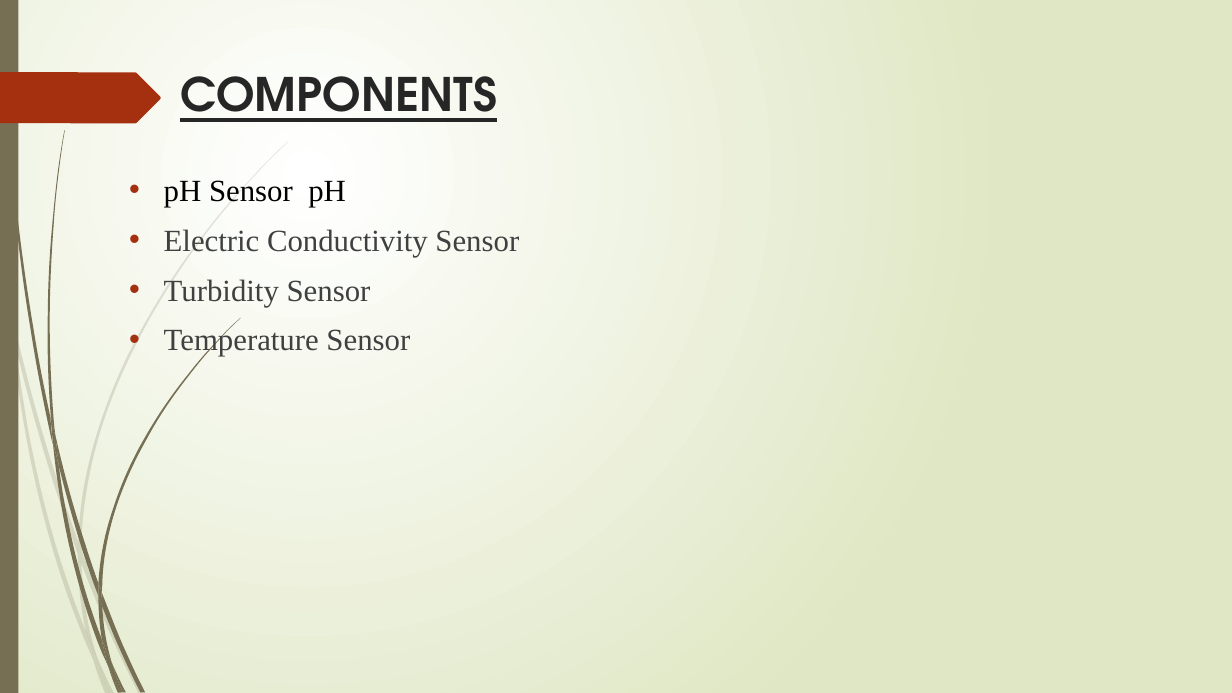
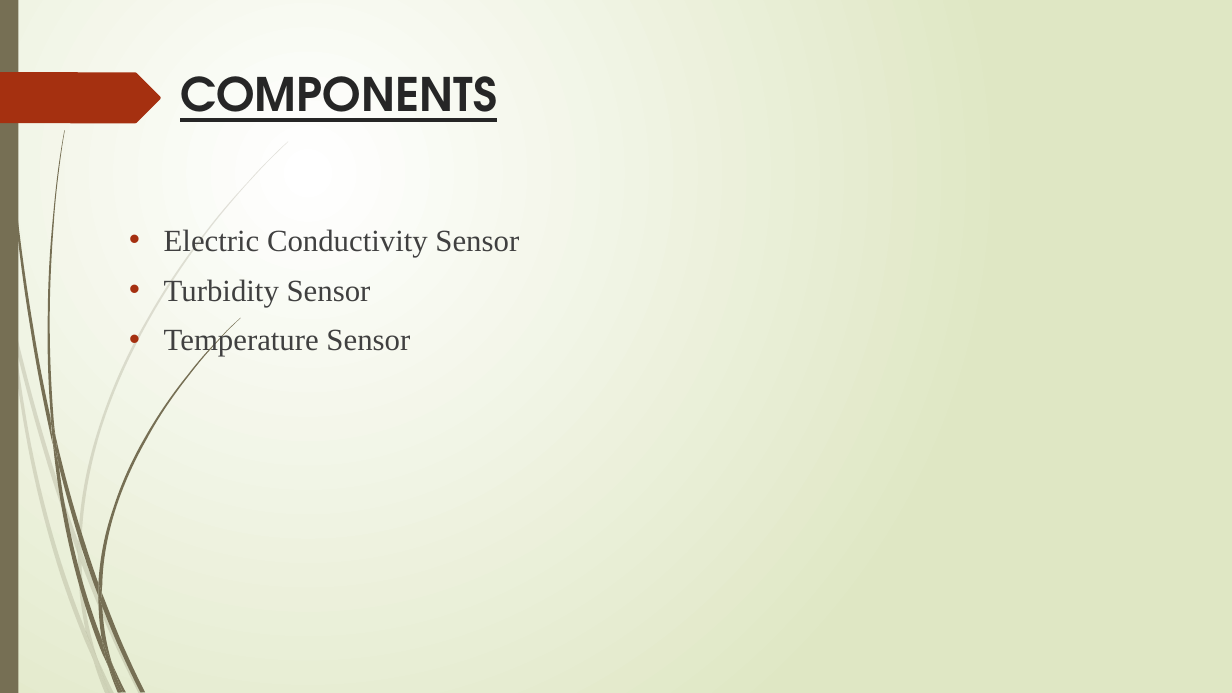
Before and after one commit to krishnajakrishna/main-project, a slide deck: slide 7 of Water Quality Monitoring System Using IOT.pptx (slide 6 before the commit). Drawn at 1232x693 pixels with LibreOffice and Linux fonts; fonts in the diff are those of the drawing. Boxes give left, top, right and bottom in pixels: in the first picture for what was removed or moved away, otherwise in the second. Text is boxed around its words. In the diff, an @@ line names an element or a change of style, - is before the commit and + after.

```diff
--- a/Water Quality Monitoring System Using IOT.pptx
+++ b/Water Quality Monitoring System Using IOT.pptx
@@ text at [164, 180, 346, 207]: paragraph removed @@
-• pH Sensor pH
```
Also in this commit, not shown: 2 other slides changed, 12 slides added.
